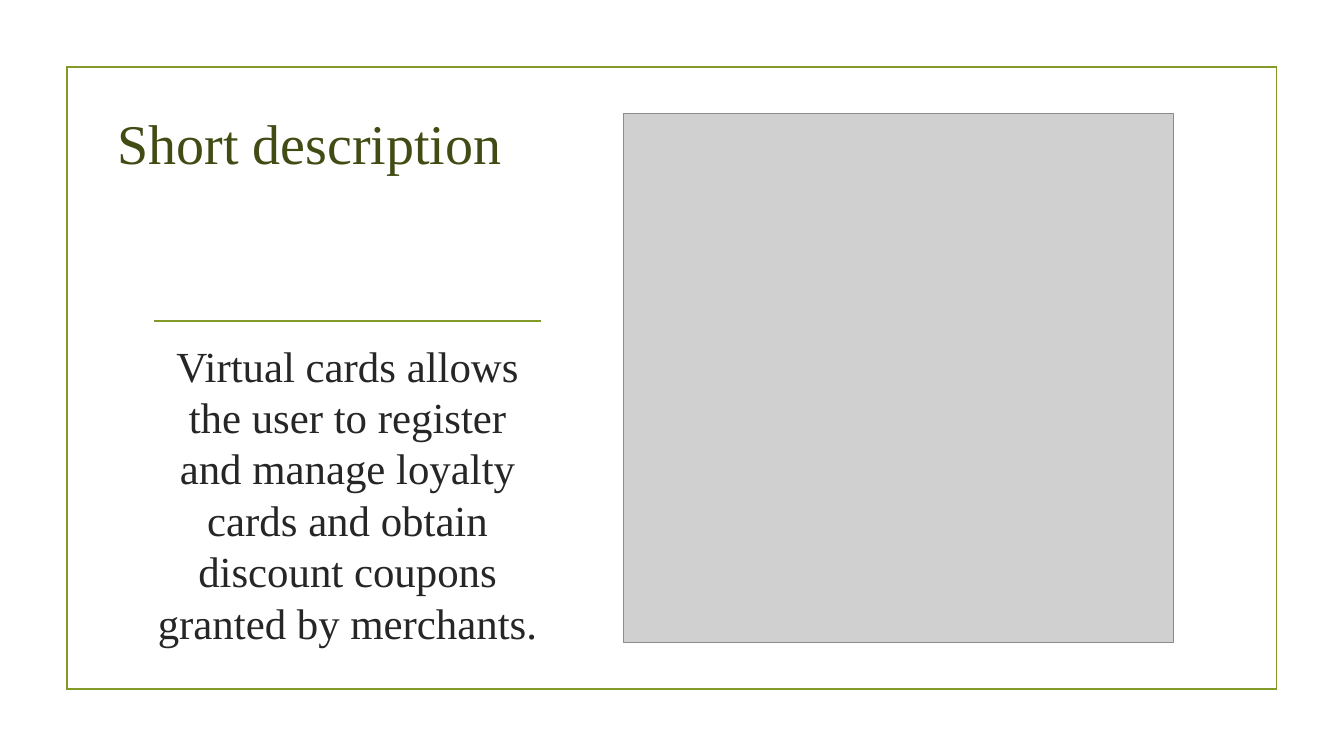
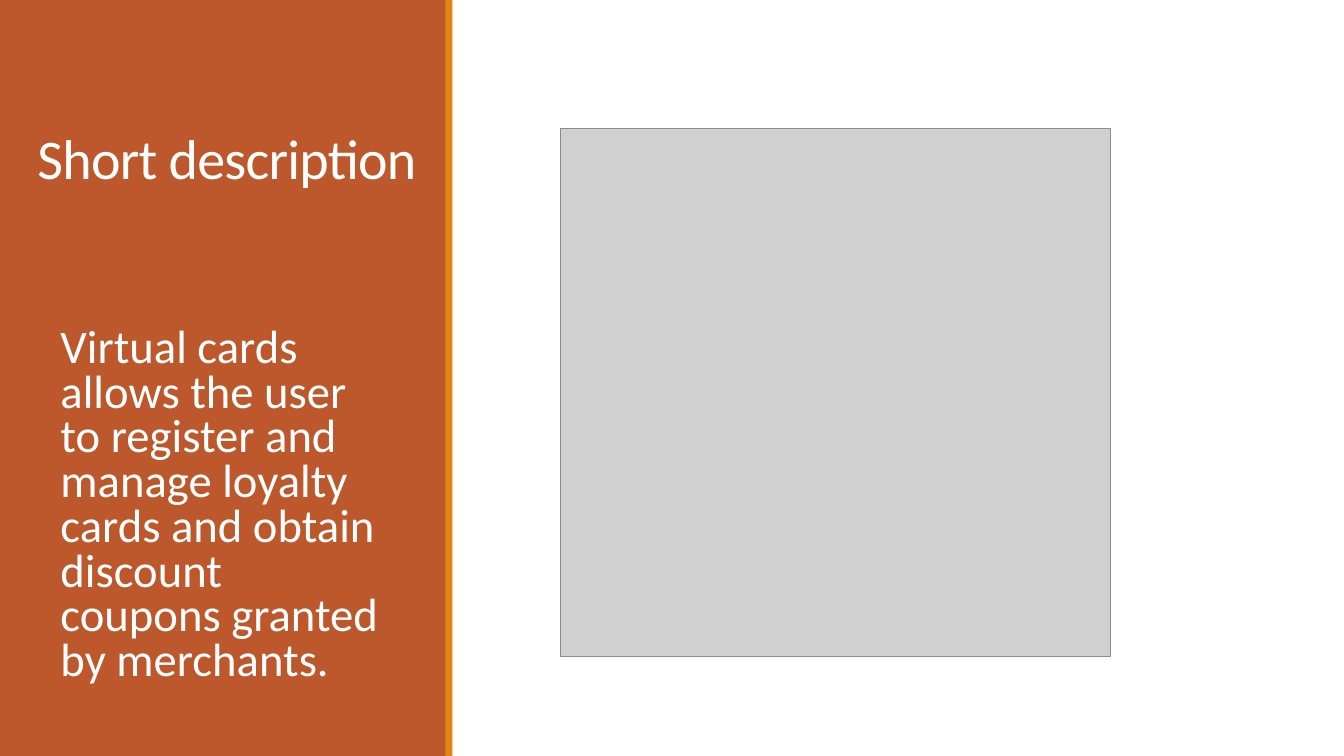
Before and after one commit to corinaradu/siit-testing, a slide deck: slide 2 of final-project/virtual-cards/virtual-cards.pptx. Drawn at 1344x756 pixels with LibreOffice and Linux fonts; fonts in the diff are those of the drawing; grey boxes stand for pictures; background and template pictures are left out. Boxes give left, top, right and bottom in pixels: in the first picture for what was removed or moved away, otherwise in the second. Text is boxed around its words. In the diff, an @@ line names an element or a change of style, - is before the commit and + after.

```diff
--- a/final-project/virtual-cards/virtual-cards.pptx
+++ b/final-project/virtual-cards/virtual-cards.pptx
@@ rectangle added at (0,0,447,756), fill #BD582C @@
@@ rectangle added at (446,0,453,756), fill #E48312 @@
@@ title "Short description": place and size @@
-title "Short description" at (117,125,502,174)
+title "Short description" at (37,140,417,188)
@@ title "Short description" at (37,140,417,188): font Times New Roman to Calibri, text colour #414D15 to #FFFFFF, letter spacing 0 to -0.5 pt; line spacing 1 to 0.85 @@
@@ rectangle removed at (67,68,1276,690) @@
@@ picture: place and size @@
-picture at (624,114,1175,642)
+picture at (561,129,1111,657)
@@ text "Virtual cards allows the user ...": place and size @@
-text "Virtual cards allows the user ..." at (158,352,537,647)
+text "Virtual cards allows the user ..." at (60,330,378,684)
@@ text "Virtual cards allows the user ..." at (60,330,378,684): size 30.6 to 33.3 pt, font Times New Roman to Calibri, text colour #262626 to #FFFFFF; alignment centre to left; line spacing 1 to 0.8; more space between paragraphs @@
@@ line removed from (154, 322) to (541, 322) @@
```
Also in this commit, not shown: 3 other slides changed, 2 slides added, 1 slide removed, 9 other files.
